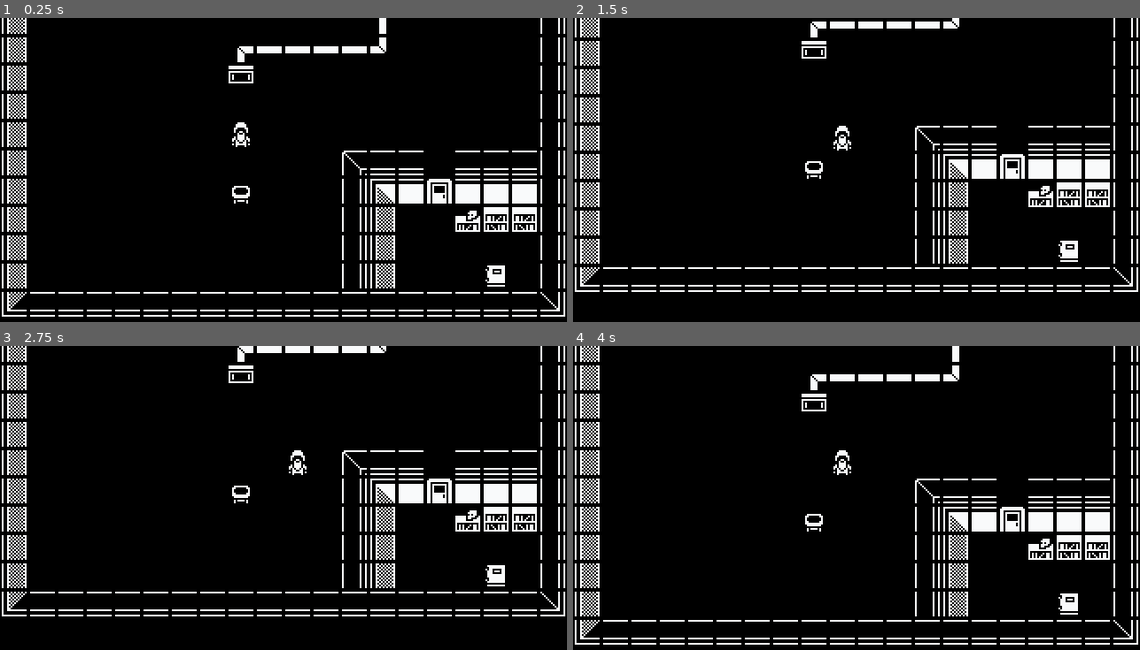
Above: before the commit, frames 1-4 (two rows, left to right).
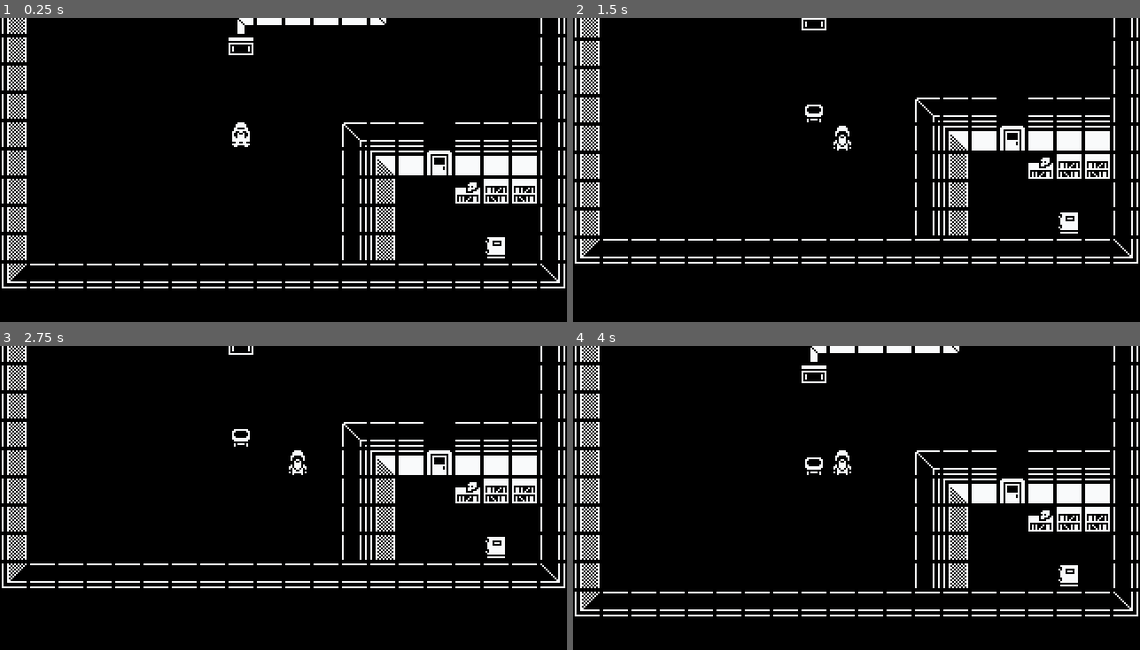
Above: after the commit, the same moments.

Repository: mkraenz/wildjam60-the-old-man-and-the-tv
Game: Godot game, scene res://World.tscn
Same seed, same stepped clock (60 frames per second), same inputs: the game is played once before the commit and once after it.
Inputs:
- Up to frame 1 (0.25 s): no input
- Up to frame 2 (1.5 s): tap Enter at 0.5 s; hold D (move_right) 0.53-1.28 s; tap Space (confirm) at 0.6, 1.25 s; hold Down (move_down) from 1.28 s (still down); tap 0 at 1.35 s
- Up to frame 3 (2.75 s): tap Space (confirm) at 2 s; release Down (move_down) at 2.03 s; hold D (move_right) from 2.03 s (still down); tap 9 at 2.1 s
- Up to frame 4 (4 s): tap Space (confirm) at 2.75, 2.85, 3.5 s; release D (move_right) at 2.78 s; hold W (move_up) 2.78-3.53 s; hold A (move_left) from 3.53 s (still down); tap 0 at 3.6 s

The runs differ from the first frame. In frame 1, 8.9% of the frame differs, in the area x 0-100%, y 0-99%; in frame 2, 8.3%; in frame 3, 8.3%; in frame 4, 9.0%.

Commit message:
feat: sofa interactivity

Diff:
--- a/World.tscn
+++ b/World.tscn
@@ -6,6 +6,7 @@
 [ext_resource type="PackedScene" uid="uid://lwnm4h0vv8lj" path="res://world/tv.tscn" id="5_2a2p7"]
 [ext_resource type="PackedScene" uid="uid://eh3x5k36w1xu" path="res://ui/end/end.tscn" id="6_f0w17"]
 [ext_resource type="Theme" uid="uid://6q2onjex0t3g" path="res://ui/base.theme" id="6_htdhr"]
+[ext_resource type="PackedScene" uid="uid://by26r56tlppwh" path="res://world/sofa.tscn" id="7_y6yjn"]
 [ext_resource type="Texture2D" uid="uid://ul4n7nkxe12w" path="res://third-party/kenney-1-bit/monochrome-transparent.png" id="10_mnkx4"]
 
 [sub_resource type="TileSetAtlasSource" id="TileSetAtlasSource_c8j10"]
@@ -190,6 +191,7 @@
 
 [sub_resource type="TileSetScenesCollectionSource" id="TileSetScenesCollectionSource_kl7mg"]
 scenes/1/scene = ExtResource("5_2a2p7")
+scenes/2/scene = ExtResource("7_y6yjn")
 
 [sub_resource type="TileSet" id="TileSet_sxuf3"]
 physics_layer_0/collision_layer = 1
@@ -216,13 +218,14 @@
 layout_mode = 1
 
 [node name="Textbox" parent="UI/UI" instance=ExtResource("4_hvj5p")]
+visible = false
 layout_mode = 1
 
 [node name="TileMap" type="TileMap" parent="."]
 tile_set = SubResource("TileSet_sxuf3")
 format = 2
 layer_0/name = "Floor"
-layer_0/tile_data = PackedInt32Array(458760, 65536, 8, 131080, 983040, 3, 131081, 917504, 65539, 131083, 917504, 65539, 131082, 917504, 65539, 131084, 917504, 65539, 131085, 983040, 196611, 13, 851968, 2, 65549, 917504, 3, 196616, 3, 65536)
+layer_0/tile_data = PackedInt32Array(131080, 983040, 3, 131081, 917504, 65539, 131083, 917504, 65539, 131082, 917504, 65539, 131084, 917504, 65539, 131085, 983040, 196611, 13, 851968, 2, 65549, 917504, 3, 196616, 3, 65536, 393224, 3, 131072)
 layer_1/name = "Objects"
 layer_1/enabled = true
 layer_1/modulate = Color(1, 1, 1, 1)
@@ -232,7 +235,7 @@
 layer_1/tile_data = PackedInt32Array(655360, 131072, 17, 589824, 131072, 17, 524288, 131072, 17, 458752, 131072, 17, 39 …(1361 unchanged characters)…
 
 [node name="Player" parent="TileMap" instance=ExtResource("3_5oc1k")]
-position = Vector2(128, 80)
+position = Vector2(128, 96)
 
 [node name="Camera2D" type="Camera2D" parent="TileMap/Player"]
 position = Vector2(0, 32)
--- a/global/EventHandler.gd
+++ b/global/EventHandler.gd
@@ -14,15 +14,11 @@
 func on_hit_it() -> void:
 	hits += 1
 	check_win_condition()
-	print("handle hit it")
-	pass
 
 
 func on_hit_it_harder() -> void:
 	hits += 2
 	check_win_condition()
-	print("handle hit it harder")
-	pass
 
 
 func check_win_condition() -> void:
@@ -31,3 +27,7 @@
 			gstate.open_textbox("tv-after-hard-hit")
 		10, _:
 			gstate.open_textbox("tv-hitting-worked")
+
+
+func reset() -> void:
+	hits = 0
--- a/global/GState.gd
+++ b/global/GState.gd
@@ -59,7 +59,7 @@
 		"label": "It's working again! Nice.",
 		"options":
 		[
-			{"label": "Let's head back to the couch.", "event_name_on_selected": "close_textbox"},
+			{"label": "Let's head back to the sofa.", "event_name_on_selected": "close_textbox"},
 			{
 				"label": "Quit with a feeling of accomplishment",
 				"event_name_on_selected": "close_textbox"
@@ -68,6 +68,15 @@
 				"label": "Thanks for playing! Huh, who am I even talking to?",
 				"event_name_on_selected": "close_textbox"
 			},
+		],
+	},
+	"sofa":
+	{
+		"label": "Oh, my trusty sofa. You never malfunction, do you?",
+		"options":
+		[
+			{"label": "Sit down.", "event_name_on_selected": "close_textbox"},
+			{"label": "Sit down. Resignate.", "event_name_on_selected": "close_textbox"},
 		],
 	},
 }
--- a/player/Player.gd
+++ b/player/Player.gd
@@ -44,6 +44,8 @@
 	match collider.get_meta("custom_type"):
 		"tv":
 			gstate.open_textbox("tv-from-left")
+		"sofa":
+			gstate.open_textbox("sofa")
 		_:
 			prints(
 				"WARNING:",
--- /dev/null
+++ b/world/sofa.gd
@@ -0,0 +1,5 @@
+extends StaticBody2D
+
+
+func _ready() -> void:
+	set_meta("custom_type", "sofa")
--- /dev/null
+++ b/world/sofa.tscn
@@ -0,0 +1,20 @@
+[gd_scene load_steps=5 format=3 uid="uid://by26r56tlppwh"]
+
+[ext_resource type="Script" path="res://world/sofa.gd" id="1_28hji"]
+[ext_resource type="Texture2D" uid="uid://ul4n7nkxe12w" path="res://third-party/kenney-1-bit/monochrome-transparent.png" id="2_352ew"]
+
+[sub_resource type="RectangleShape2D" id="RectangleShape2D_kg1r6"]
+size = Vector2(16, 16)
+
+[sub_resource type="AtlasTexture" id="AtlasTexture_0yeus"]
+atlas = ExtResource("2_352ew")
+region = Rect2(17, 136, 16, 16)
+
+[node name="Sofa" type="StaticBody2D"]
+script = ExtResource("1_28hji")
+
+[node name="CollisionShape2D" type="CollisionShape2D" parent="."]
+shape = SubResource("RectangleShape2D_kg1r6")
+
+[node name="Sprite2D" type="Sprite2D" parent="."]
+texture = SubResource("AtlasTexture_0yeus")
Not shown: 1 places in World.tscn that only renumber resources
